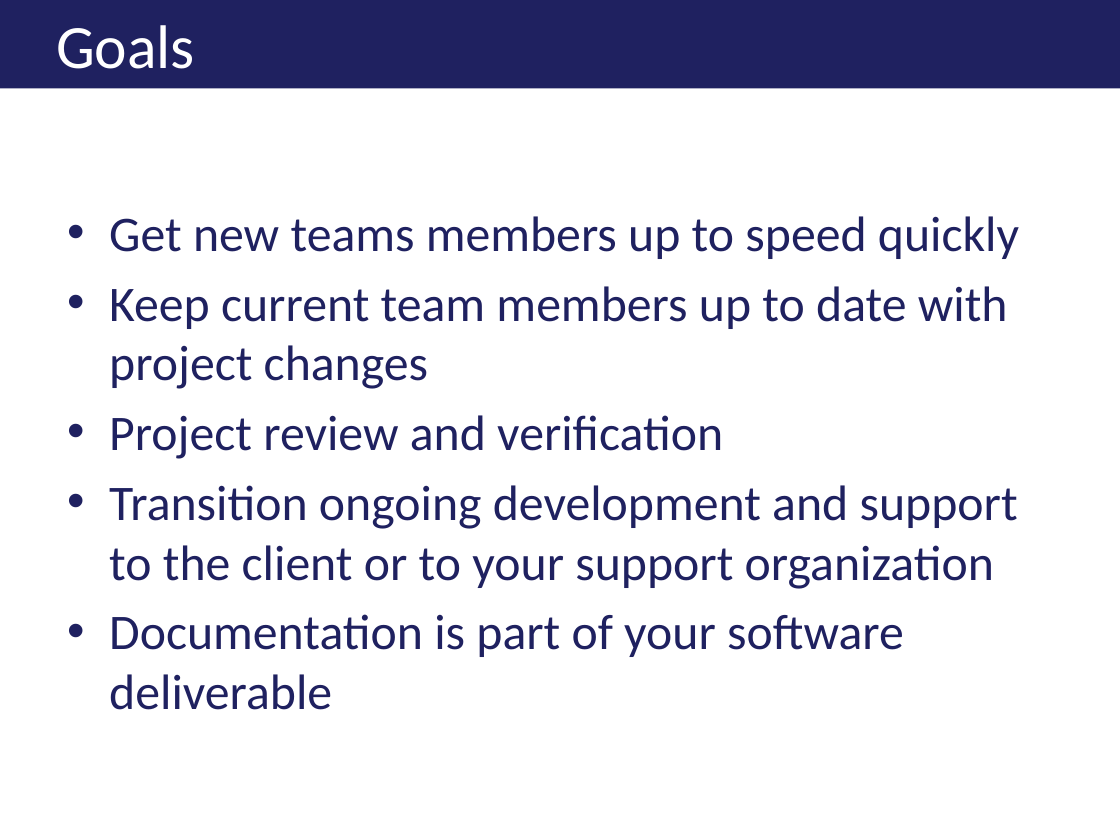
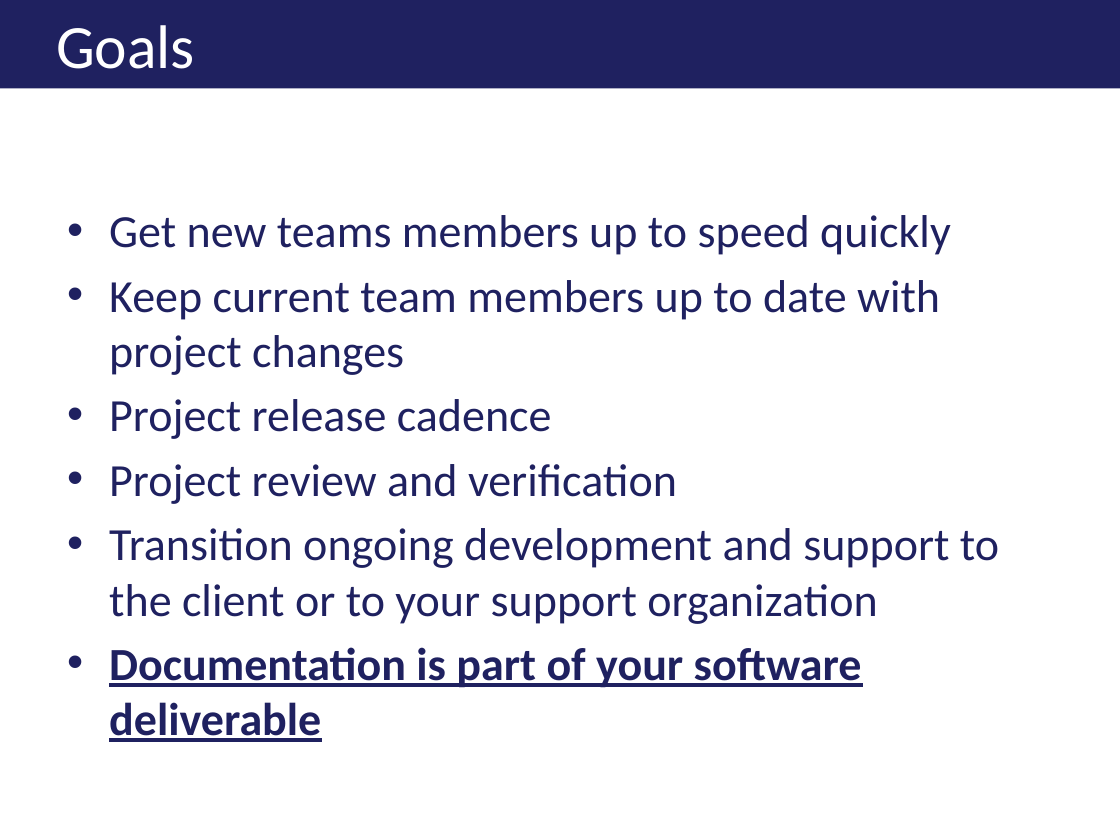
Before and after one commit to jkwuc89/Presentations, a slide deck: slide 5 of Effectively Documenting your Development Project.pptx. Drawn at 1120x840 pixels with LibreOffice and Linux fonts; fonts in the diff are those of the drawing; background and template pictures are left out. Boxes give left, top, right and bottom in pixels: in the first picture for what was removed or moved away, otherwise in the second. Text is boxed around its words. In the diff, an @@ line names an element or a change of style, - is before the commit and + after.

```diff
--- a/Effectively Documenting your Development Project.pptx
+++ b/Effectively Documenting your Development Project.pptx
@@ text at bbox=[109, 215, 999, 742]: size 32 to 29.6 pt; bold on, underline on in "Documentation is part of your software deliverable" @@
@@ text at bbox=[109, 399, 552, 439]: paragraph added @@
+• Project release cadence
```
Also in this commit, not shown: 3 other slides changed, 1 slide added.
